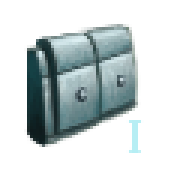
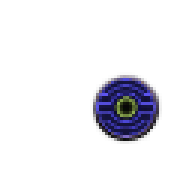
Layer changes from the first 174×174 image to the second:
showed "Layer #13", painted on it over [90, 72, 162, 144]
added layer "Layer #24" above "ship_part_armor_1.dds copy #8" over [90, 72, 162, 144]
hid "Layer #8" over [126, 120, 144, 153]
hid "ship_part_armor_1.dds copy #5" over [24, 24, 141, 147]
